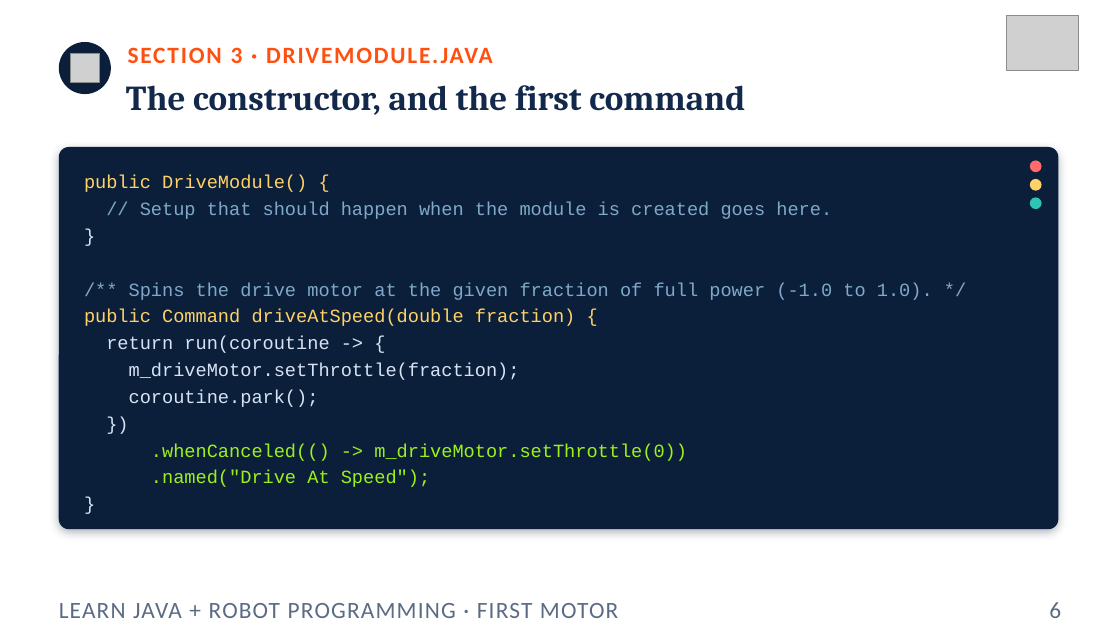
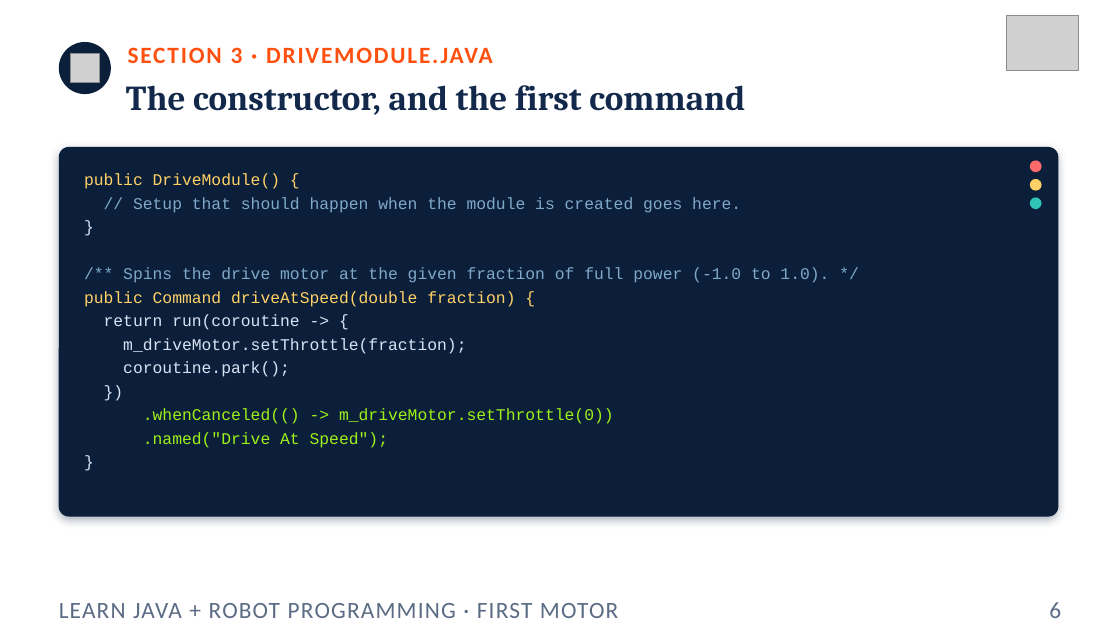
Before and after one commit to FRC5010/BasicRobotLessons, a slide deck: slide 6 of docs/presentations/v3/01-first-motor.pptx. Drawn at 1120x630 pixels with LibreOffice and Linux fonts; fonts in the diff are those of the drawing; grey boxes stand for pictures. Boxes give left, top, right and bottom in pixels: in the first picture for what was removed or moved away, otherwise in the second. Text is boxed around its words. In the diff, an @@ line names an element or a change of style, - is before the commit and + after.

```diff
--- a/docs/presentations/v3/01-first-motor.pptx
+++ b/docs/presentations/v3/01-first-motor.pptx
@@ rounded rectangle: place and size @@
-rounded rectangle at (59, 147, 1059, 529)
+rounded rectangle at (59, 147, 1059, 517)
@@ rounded rectangle at (59, 147, 1059, 517): proportions changed @@
@@ text "public DriveModule() {" at (84, 173, 829, 448): size 16 to 14 pt @@
```
Also in this commit, not shown: 7 other slides changed, 11 other files.
